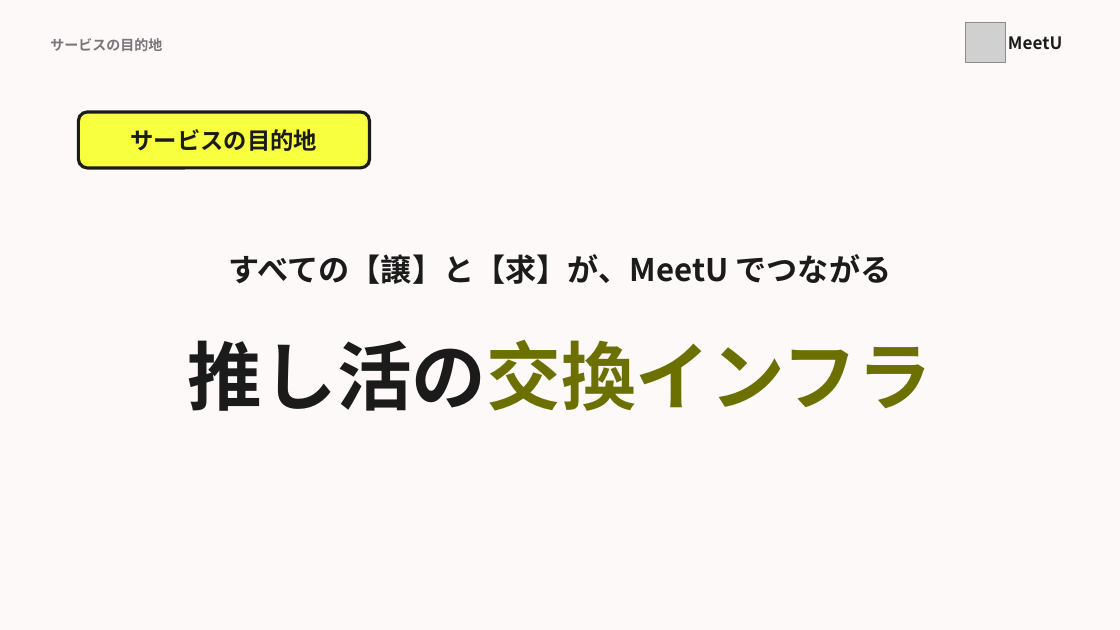
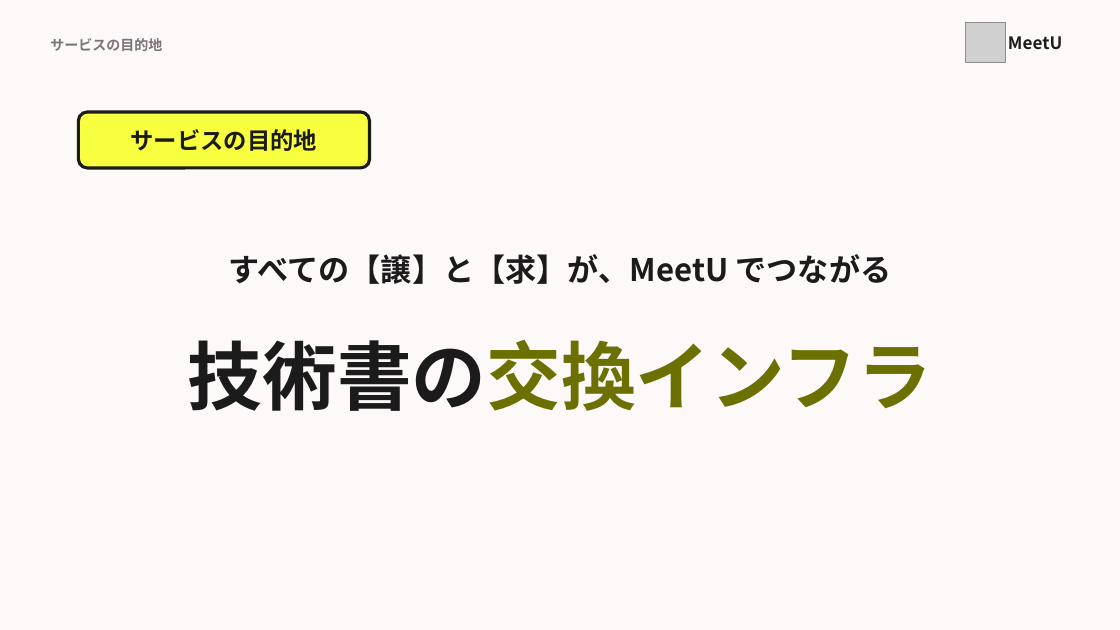
Before and after one commit to MurakamiHonami/MeetU, a slide deck: slide 20 of slide/MeetU_pitch.pptx. Drawn at 1120x630 pixels with LibreOffice and Linux fonts; fonts in the diff are those of the drawing; grey boxes stand for pictures. Boxes give left, top, right and bottom in pixels: in the first picture for what was removed or moved away, otherwise in the second. Text is boxed around its words. In the diff, an @@ line names an element or a change of style, - is before the commit and + after.

```diff
--- a/slide/MeetU_pitch.pptx
+++ b/slide/MeetU_pitch.pptx
@@ text at (x1=188, y1=339, x2=932, y2=411): text changed @@
-推し活の交換インフラ
+技術書の交換インフラ
```
Also in this commit, not shown: 13 other slides changed, 10 other files.
